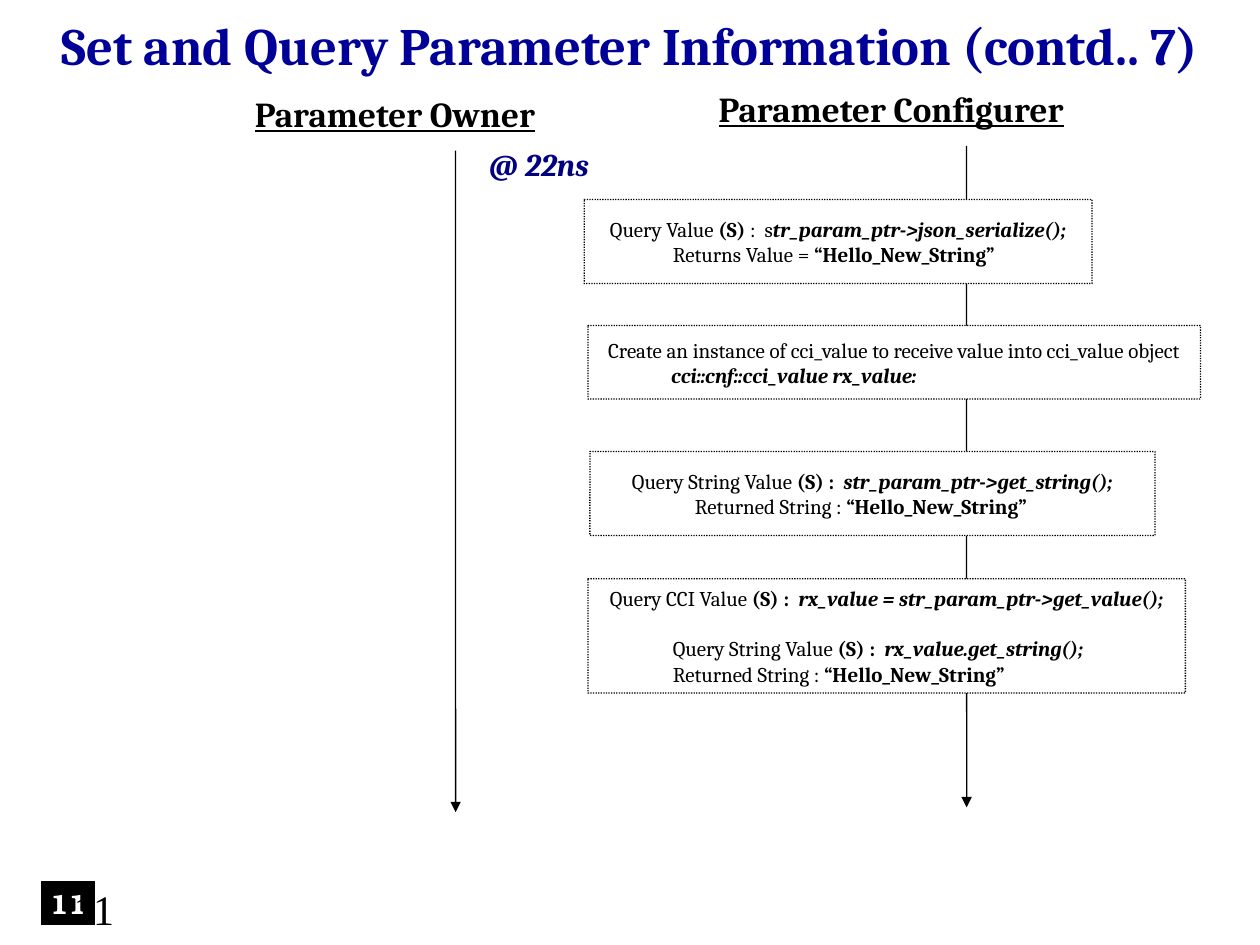
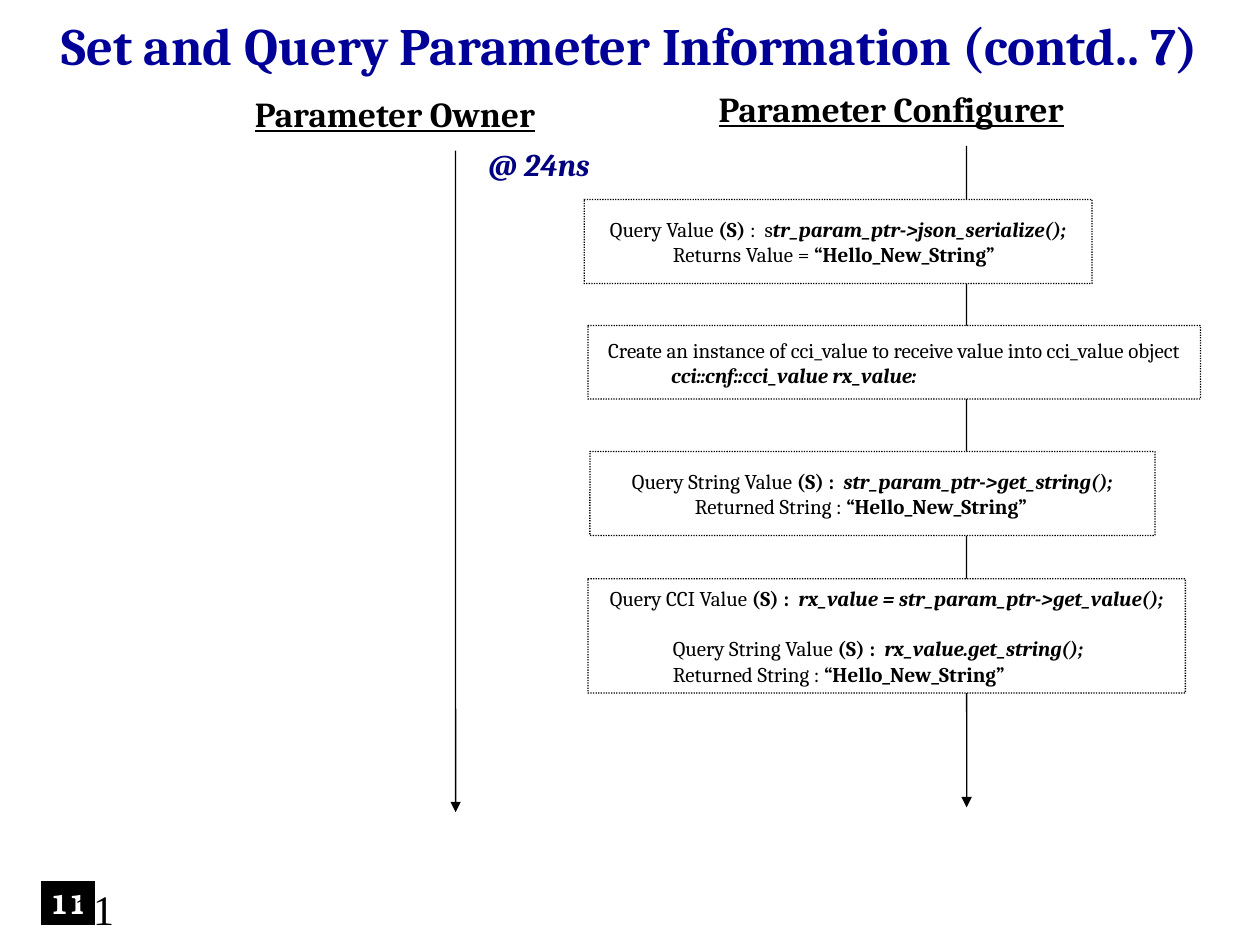
Before and after one commit to accellera-official/cci, a slide deck: slide 11 of examples/ex7_Parameter_Information/docs/ex7_Parameter_Information.ppt. Drawn at 1260x945 pixels with LibreOffice and Linux fonts; fonts in the diff are those of the drawing; background and template pictures are left out. Boxes give left, top, right and bottom in pixels: in the first picture for what was removed or moved away, otherwise in the second. Text is boxed around its words. In the diff, an @@ line names an element or a change of style, - is before the commit and + after.

```diff
--- a/examples/ex7_Parameter_Information/docs/ex7_Parameter_Information.ppt
+++ b/examples/ex7_Parameter_Information/docs/ex7_Parameter_Information.ppt
@@ text at <box>524,154,589,177</box>: text changed @@
-@ 22ns
+@ 24ns
```
Also in this commit, not shown: 2 other slides changed, 4 other files.
